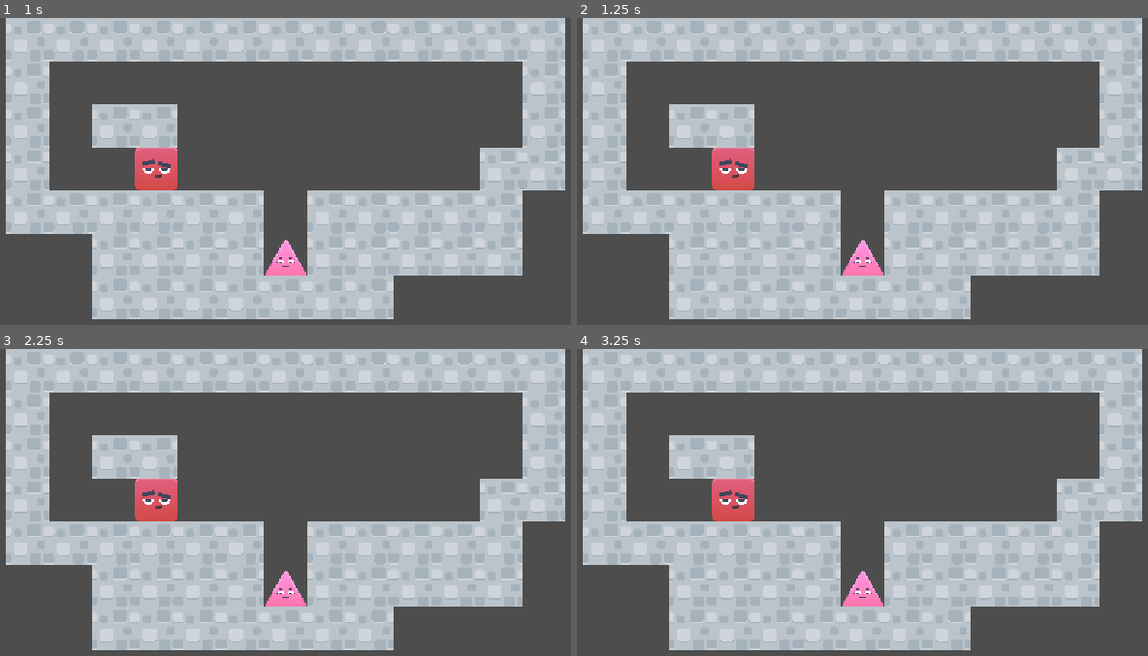
Above: before the commit, frames 1-4 (two rows, left to right).
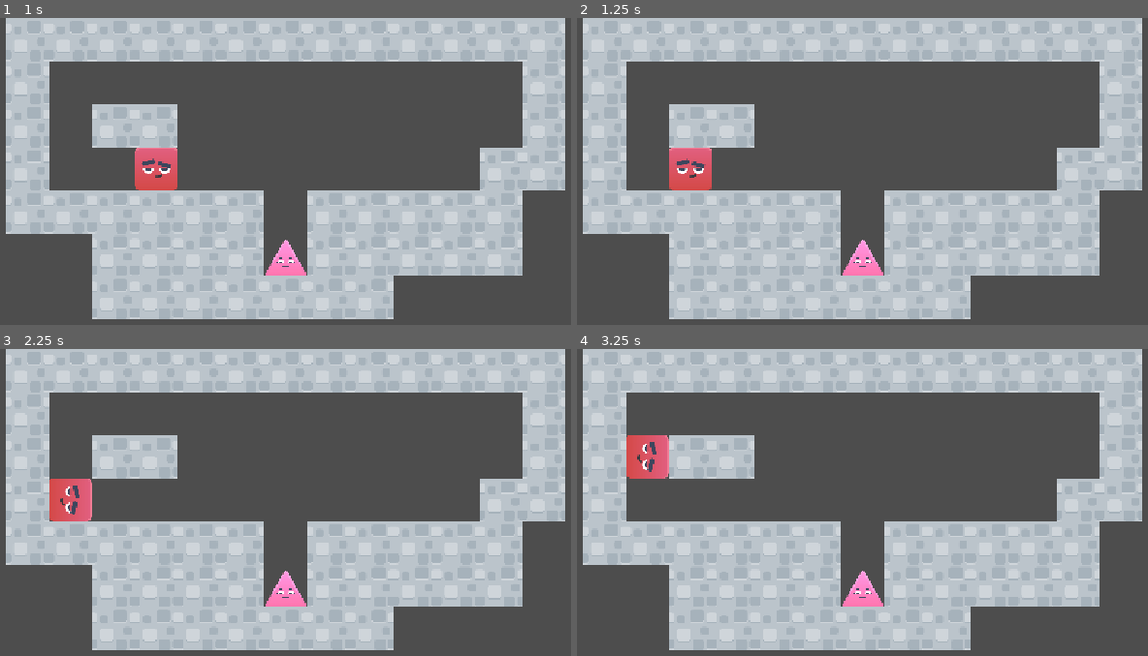
Above: after the commit, the same moments.

Repository: pklito/juniper-jam
Game: Godot game, scene res://scenes/level1.tscn
The game is run twice, just before and just after one commit, with the same random seed, the same clock (stepped at 60 frames per second) and the same inputs.
Inputs:
- Up to frame 1 (1 s): tap Enter at 0.5 s
- Up to frame 2 (1.25 s): no input
- Up to frame 3 (2.25 s): tap Space at 2 s
- Up to frame 4 (3.25 s): tap Enter at 2.75 s

Frame 1 is identical in both runs. In frame 2, 1.9% of the frame differs, in the area x 16-32%, y 42-57%; in frame 3, 1.9%; in frame 4, 1.9%, in the area x 8-32%, y 28-57%.

Commit message:
Start move

Diff:
--- a/scenes/level1.tscn
+++ b/scenes/level1.tscn
@@ -6,15 +6,11 @@
 [ext_resource type="Texture2D" uid="uid://c1t00sitjliu1" path="res://assets/face_h.png" id="4_ru4tf"]
 [ext_resource type="PackedScene" uid="uid://cgegfebooxtpk" path="res://scenes/triangle.tscn" id="5_ru4tf"]
 
-[node name="Node2D" type="Node2D" unique_id=1088653909 node_paths=PackedStringArray("tiles", "player_sq", "player_tri")]
+[node name="Node2D" type="Node2D" unique_id=1088653909 node_paths=PackedStringArray("tiles", "player_sq_node", "player_tri_node")]
 script = ExtResource("1_wwpf4")
 tiles = NodePath("TileMapLayer")
-player_sq = NodePath("player")
-player_tri = NodePath("player2")
-tile_size = null
-canvas_width = null
-canvas_height = null
-target_tiles_wide = null
+player_sq_node = NodePath("player")
+player_tri_node = NodePath("player2")
 
 [node name="TileMapLayer" type="TileMapLayer" parent="." unique_id=805806671]
 scale = Vector2(0.5, 0.5)
--- a/scripts/game.gd
+++ b/scripts/game.gd
@@ -2,8 +2,8 @@
 
 @export_group("Connections")
 @export var tiles: TileMapLayer
-@export var player_sq: Node2D
-@export var player_tri: Node2D
+@export var player_sq_node: Node2D
+@export var player_tri_node: Node2D
 
 
 @export_group("Tile configs")
@@ -16,16 +16,68 @@
 
 var _tc : TileSetConfig
 
+var square : Player
+var triangle : Player
+
+# Players
+
+
+class Player:
+	var pos : Vector2i
+	var ground_dir : int = 0
+	var player_node : Node2D
+	var tile_config : TileSetConfig
+	var tiles : TileMapLayer
+	func _init(_tile_config : TileSetConfig, _tiles : TileMapLayer, _player_node: Node2D, _pos: Vector2i, _ground_dir: int) -> void:
+		pos = _pos
+		ground_dir = _ground_dir
+		player_node = _player_node
+		tile_config = _tile_config
+		tiles = _tiles
+
+	func _move_internal(move_vec: Vector2i) -> void:
+		if tile_config.get_tile_type(tiles, pos + move_vec) == Utils.TileType.NONE:
+			print("moving ", move_vec, " from position ", pos, " facing ", ground_dir, " to ", pos + move_vec)
+			pos = pos + move_vec
+			if tile_config.get_tile_type(tiles, pos + move_vec) != Utils.TileType.NONE:
+
+				ground_dir = posmod(-Utils.vec2_to_dir(move_vec) + ground_dir, 4)
+
+	func update_graphics() -> void:
+		player_node.position = tile_config.pos_to_pixel(pos)
+		player_node.rotation_degrees = ground_dir * 90
+	func move_left() -> void:
+		var test_dir = posmod(ground_dir - 1, 4)
+		_move_internal(Utils.dir_to_vec2(test_dir))
+	func move_right() -> void:
+		var test_dir = posmod(ground_dir + 1, 4)
+		_move_internal(Utils.dir_to_vec2(test_dir))
+
+class PlayerSquare extends Player:
+	pass
+
+class PlayerTriangle extends Player:
+	pass
+
 # Special func
 func _ready() -> void:
 	# setup
 	_tc = TileSetConfig.new(tile_size, Vector2i(canvas_width, canvas_height), target_tiles_wide)
 	tiles.scale = _tc.pixel_scale * Vector2(1,1)
 
-	player_sq.position = _tc.pos_to_pixel(Vector2i(5,3))
-	player_tri.position = _tc.pos_to_pixel(Vector2i(8,5))
+	square = PlayerSquare.new(_tc, tiles, player_sq_node, Vector2i(5,3), 0)
+	triangle = PlayerTriangle.new(_tc, tiles, player_tri_node, Vector2i(8,5), 0)
 
-
+	square.update_graphics()
+	triangle.update_graphics()
+var time = 0.0
 # Called every frame. 'delta' is the elapsed time since the previous frame.
 func _process(delta: float) -> void:
-	pass
+
+	square.update_graphics()
+	triangle.update_graphics()
+	time += delta
+	if time > 1:
+		time = 0
+		square.move_left()
+		# triangle.move_right()
--- a/scripts/tiles.gd
+++ b/scripts/tiles.gd
@@ -6,10 +6,6 @@
 var canvas_size : Vector2i
 var pixel_scale : float
 
-enum TileType{
-	NONE,
-	GROUND
-}
 
 func _init(_tile_pixels:int, _canvas_size:Vector2i, _target_width : int ) -> void:
 	width = _target_width
@@ -19,15 +15,15 @@
 	pixel_scale = float(_canvas_size.x) / (_target_width * _tile_pixels)
 	height = ceil(canvas_size.y / (pixel_scale * _tile_pixels))
 
-func get_tile_type(layer : TileMapLayer, pos: Vector2i) -> TileType:
+func get_tile_type(layer : TileMapLayer, pos: Vector2i) -> Utils.TileType:
 	var tile_id = layer.get_cell_atlas_coords(pos)
 	# print("Tile ID at position ", pos, ": ", tile_id)
 	# layer.draw_string(ThemeDB.fallback_font, 128*pos,"%d" % tile_id.x)
 	match tile_id:
 		Vector2i(-1,-1):
-			return TileType.NONE
+			return Utils.TileType.NONE
 		_:
-			return TileType.GROUND
+			return Utils.TileType.GROUND
 
 func pos_to_pixel(pos: Vector2i) -> Vector2:
 	return tile_pixels * pixel_scale * (Vector2(0.5 + pos.x,0.5 + pos.y))
--- /dev/null
+++ b/scripts/utils.gd
@@ -0,0 +1,34 @@
+class_name Utils
+enum TileType{
+	NONE,
+	GROUND
+}
+
+const DIRS := [
+	Vector2i.UP,
+	Vector2i.RIGHT,
+	Vector2i.DOWN,
+	Vector2i.LEFT
+]
+
+static func rotate_clockwise(vec: Vector2i) -> Vector2i:
+	return Vector2i(vec.y, -vec.x)
+
+static func rotate_counterclockwise(vec: Vector2i) -> Vector2i:
+	return Vector2i(-vec.y, vec.x)
+
+static func dir_to_vec2(dir: int) -> Vector2i:
+	return DIRS[posmod(dir, 4)]
+
+static func vec2_to_dir(vec: Vector2i) -> int:
+	# Not optimized but wont error for any vector so i'm chilling
+	assert(vec.x == 0 or vec.y == 0, "vec2_to_dir was given a non-cardinal vector: (%d,%d)" % [vec.x, vec.y])
+	var max := 0
+	var max_dir := 0
+	for i in range(4):
+		var dir = DIRS[i]
+		var dot_prod = dir.x * vec.x + dir.y*vec.y
+		if dot_prod > max:
+			max = dot_prod
+			max_dir = i
+	return max_dir
Not shown, added: scripts/utils.gd.uid
